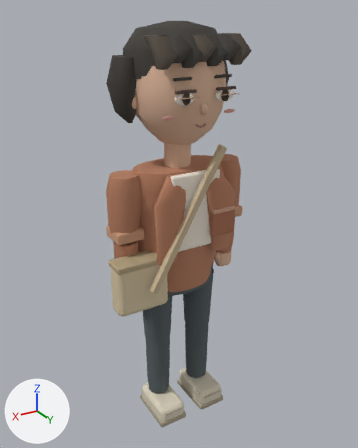
Renders of the glTF model public/assets/native-v3/visitor-a-native-v3.glb from each side of a commit.
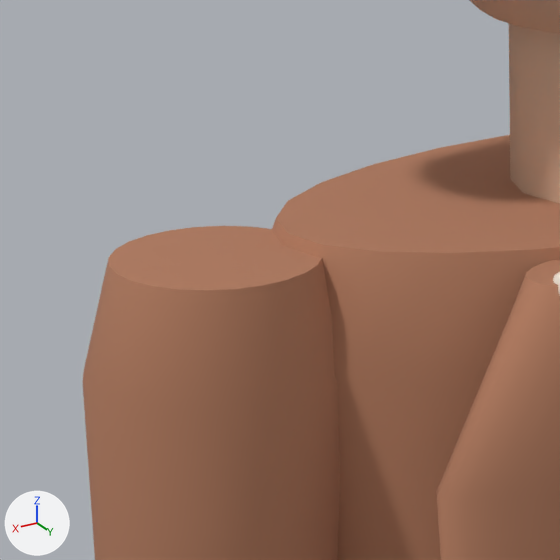
The first picture shows the older version from a camera (50 mm lens) standing at (0.931, 1.564, 1.665) and looking at (-0.012, -0.008, 0.879). The close-ups show the older and then the newer version on the part from 27% to 48% of the width and 31% to 48% of the height of that picture. Only the edits that show in the close-ups are written down. Lighting does not change. The marker at lower left points along +X, +Y and +Z. Where no turn or scale is listed for an object, it has been applied to the vertices. Vertices at exactly the same position are counted once.

The first close-up shows 'arm-right.surface.41', 'body.surface.0', 'body.surface.2', 'head.surface.9' and 1 more.
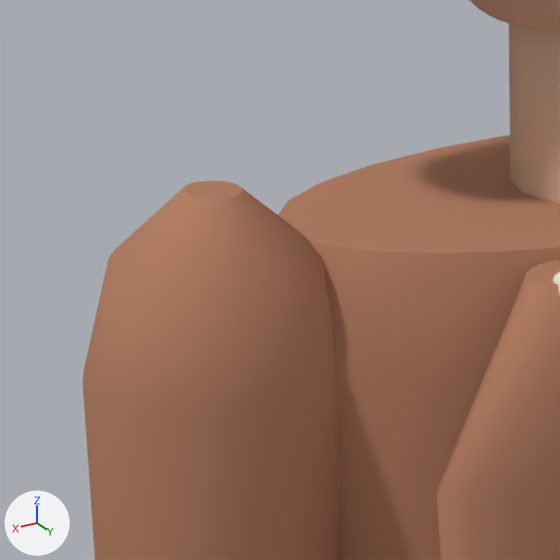
Where the change shows, as pixel boxes (x1, y1, x2, y2) in the close-ups (560 x 560 px):
'arm-right.surface.41', reshaped
    before: (83, 226, 340, 560)
    after: (83, 181, 340, 560)
part 1 of me_arm_right_fabric_41, built on
    before: (109, 226, 322, 290)
    after: (109, 181, 322, 290)

What the commit changed:
me_arm_right_fabric_41 is used by ob_arm_right_surface_41; location (0.222, 0.0, 1.1).
me_arm_right_fabric_41 had 98 vertices, 192 faces and spanned x -0.069..0.069, y -0.061..0.061, z -0.22..0.026.
me_arm_right_fabric_41 now has 122 vertices, 240 faces and spans x -0.069..0.069, y -0.061..0.061, z -0.22..0.06.
Part 1, on me_arm_right_fabric_41:
1 vertex is removed from x 0.0, y 0.0, z 0.026.
24 faces are deleted.
25 vertices are added at x -0.014..0.014, y -0.016..0.016, z 0.06.
72 new faces join them.
